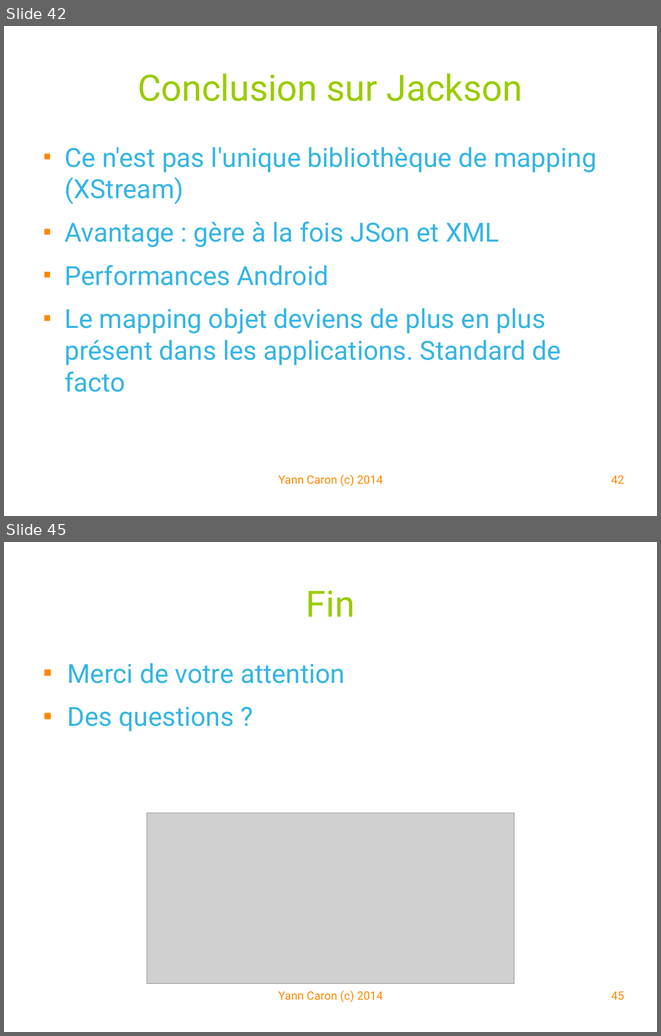
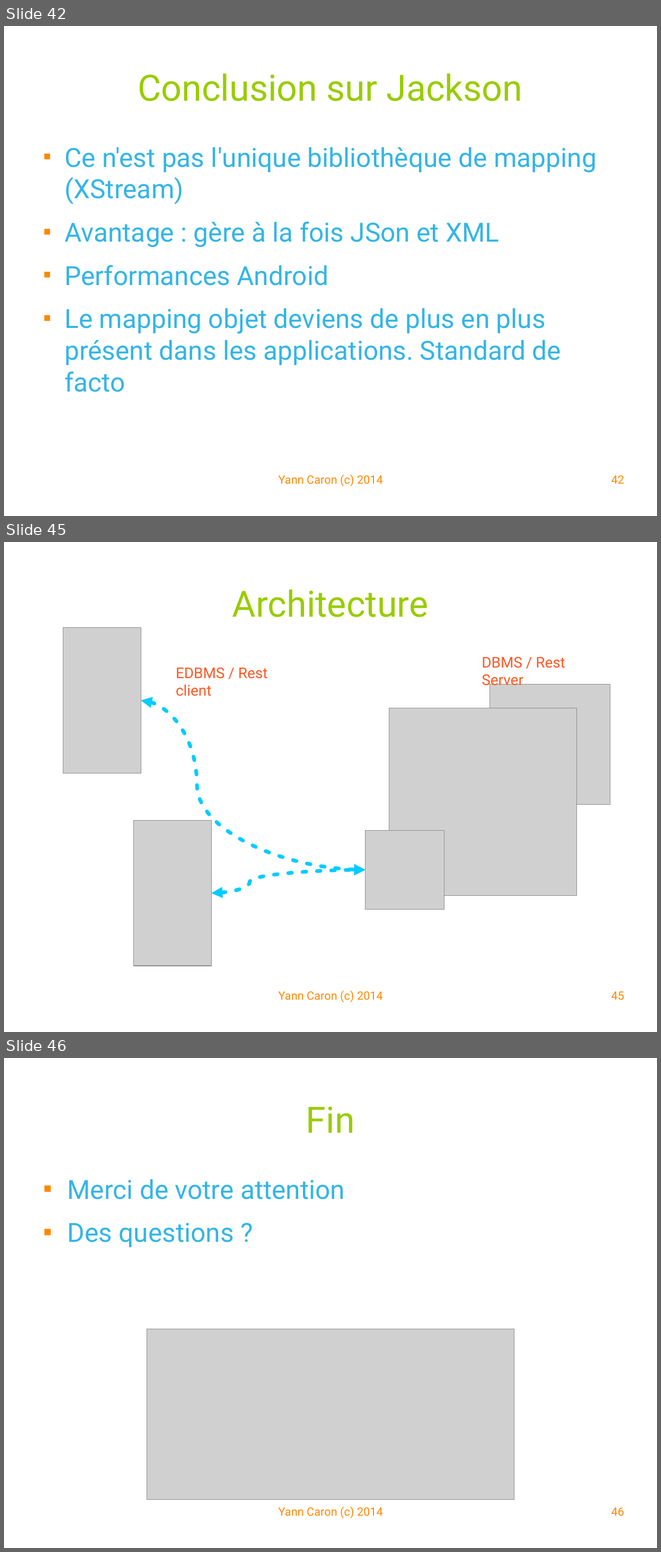
Before and after one commit to YannCaron/Android-ENSG, a slide deck: 09 - WebServices.odp. Shown one above the other, each under a label of ours: slides 42 and 45 before the commit, slides 42, 45 and 46 after it; the slides between them are not shown. The pictures are 661x1036 and 661x1552 pixels, drawn with LibreOffice and Linux fonts; fonts in the diff are those of the drawing; grey boxes stand for pictures; background and template pictures are left out. Boxes give left, top, right and bottom in pixels: in the first picture for what was removed or moved away, otherwise in the second. Text is boxed around its words. In the diff, an @@ line names an element or a change of style, - is before the commit and + after.

Commit message:
webservice server & asynctask

```diff
--- a/09 - WebServices.odp
+++ b/09 - WebServices.odp
@@ slide 45 added at bbox=[4, 542, 657, 1032], background #FFFFFF @@
@@ title added at bbox=[232, 589, 429, 617], 44 pt, text #99CC00 @@
+Architecture
@@ picture added at bbox=[63, 628, 141, 773] @@
@@ text added at bbox=[176, 668, 268, 696], 18 pt, text #FF5722 @@
+EDBMS / Rest client
@@ text added at bbox=[482, 657, 565, 689], 18 pt, text #FF5722 @@
+DBMS / Rest Server
@@ picture added at bbox=[490, 684, 610, 804] @@
@@ curved double arrow added from (141, 700) to (365, 870), #00CCFF 4.51 pt @@
@@ picture added at bbox=[389, 708, 577, 896] @@
@@ picture added at bbox=[134, 820, 211, 965] @@
@@ picture added at bbox=[365, 830, 444, 909] @@
@@ curved double arrow added from (211, 893) to (365, 870), #00CCFF 4.51 pt @@
@@ text added at bbox=[279, 990, 383, 1003], 14 pt, text #FF8800 @@
+Yann Caron (c) 2014
@@ page number added at bbox=[611, 991, 624, 1000], 14 pt, text #FF8800 @@
+45
@@ what was slide 45 is now slide 46 @@
@@ page number at bbox=[611, 1507, 624, 1516]: text changed @@
-45
+46
```
Also in this commit, not shown: 11 slides changed, 1 other slide added, 1 slide removed, 15 other files.
